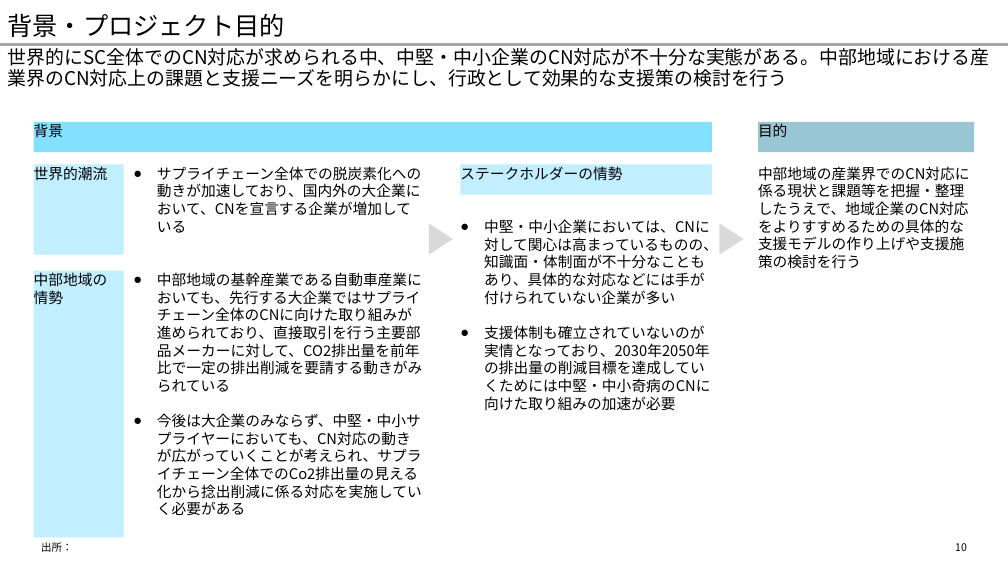
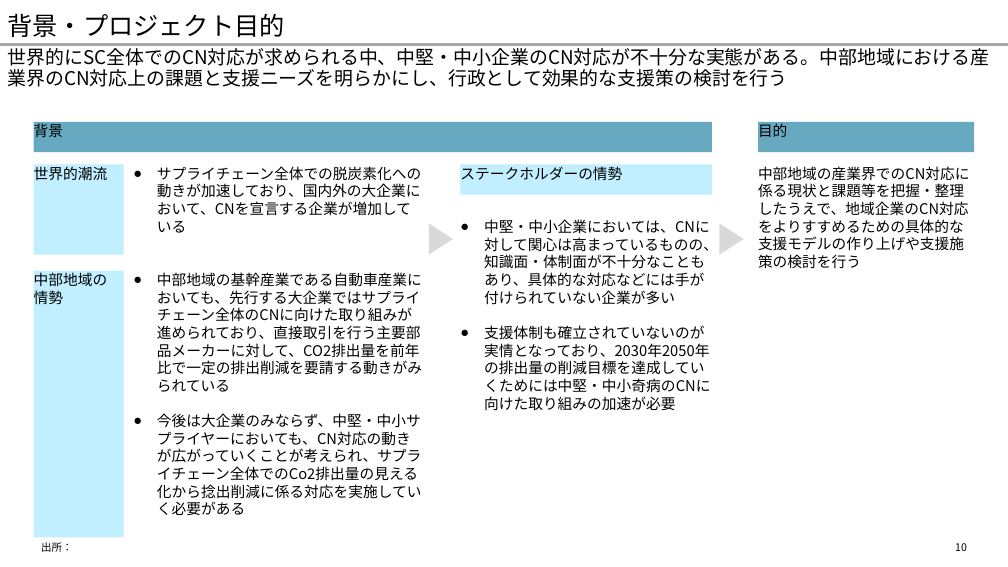
Before and after one commit to yuzucha16/dotfiles, a slide deck: slide 10 of office/Blank.potx. Drawn at 1008x567 pixels with LibreOffice and Linux fonts; fonts in the diff are those of the drawing. Boxes give left, top, right and bottom in pixels: in the first picture for what was removed or moved away, otherwise in the second. Text is boxed around its words. In the diff, an @@ line names an element or a change of style, - is before the commit and + after.

```diff
--- a/office/Blank.potx
+++ b/office/Blank.potx
@@ rectangle "背景" at [34,122,712,152]: fill #83E0FF to #007096 at 60% opacity @@
@@ rectangle "目的" at [758,122,975,152]: fill #007096 at 40% opacity to #007096 at 60% opacity @@
```
Also in this commit, not shown: 4 slides added, 1 slide removed.
